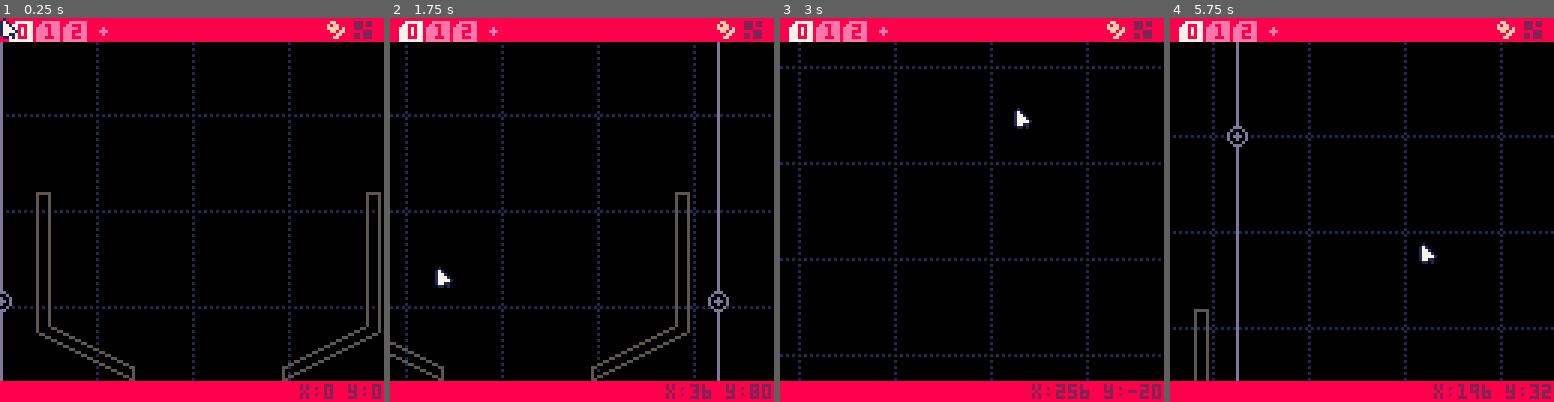
Above: before the commit, frames 1-4 (left to right).
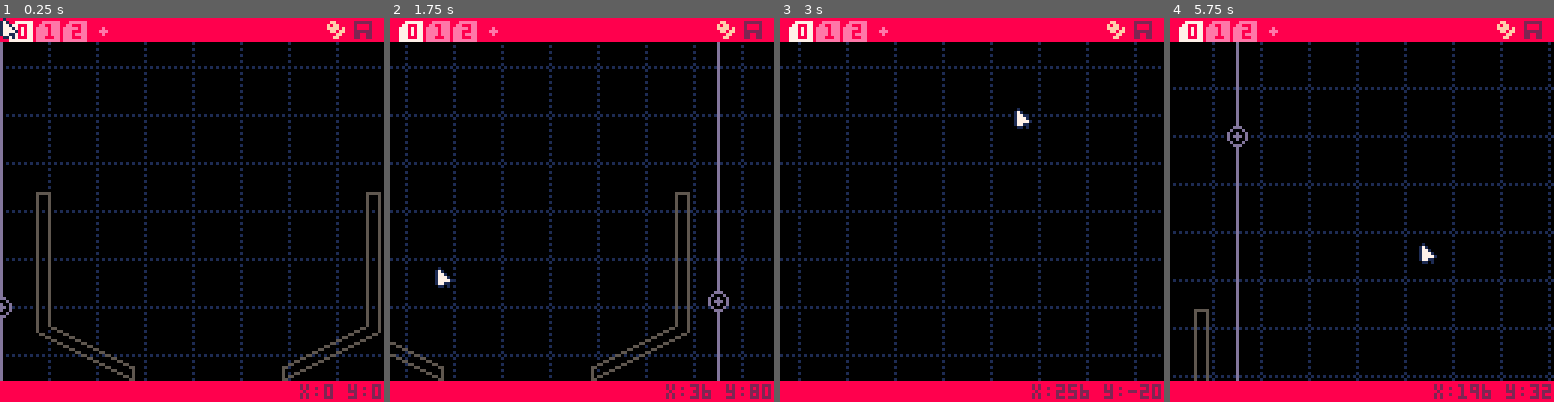
Above: after the commit, the same moments.

Repository: LouieChapm/Super3dPinball
Game: PICO-8 cartridge pinball_editor.p8
The game is run twice, just before and just after one commit, with the same random seed, the same clock (stepped at 60 frames per second) and the same inputs.
Inputs (mouse positions are in pixels of both pictures, inside the frame that each line leads up to):
- Up to frame 1 (0.25 s): no input
- Up to frame 2 (1.75 s): click (670, 121) at 0.67 s; click (436, 267) at 1.22 s; hold Right from 1.6 s (still down)
- Up to frame 3 (3 s): click (887, 114) at 1.77 s; release Right at 2.1 s; hold Up 2.15-2.42 s; click (952, 259) at 2.32 s; hold Right from 2.47 s (still down); click (1014, 106) at 2.87 s
- Up to frame 4 (5.75 s): release Right at 3.03 s; hold Left 3.08-3.58 s; click (1465, 256) at 3.42 s; hold Down 3.63-3.97 s; click (1231, 102) at 3.97 s; hold Right 4.02-4.68 s; click (1292, 248) at 4.52 s; hold Up 4.73-5.03 s; click (1354, 94) at 5.07 s; hold Left 5.08-5.68 s; click (1419, 244) at 5.62 s; hold Down from 5.73 s (still down)

The runs differ from the first frame. In frame 1, 2.7% of the frame differs, in the area x 0-100%, y 0-95%; in frame 2, 3.0%; in frame 3, 2.4%; in frame 4, 3.0%.

Commit message:
pre-part-implementation

Diff:
--- a/pinball_editor.p8
+++ b/pinball_editor.p8
@@ -21,7 +21,7 @@
 
 
 
-#include inf_polygons.txt
+#include inf_mapdata.txt
 
 function _init()
 	t=0
@@ -37,6 +37,9 @@
 	POLYGONS = {}
 	foreach(split(poly_library,"\n"),init_polygon)
 	ACTIVE_POLY_INDEX, ACTIVE_POLY_OBJECT = 1, POLYGONS[1]
+
+	PARTS = {}
+
 
 	CAMERA_X,CAMERA_Y=dget(0) or 0,dget(1) or 0
 	CURSOR_IN_UI = false
@@ -113,12 +116,201 @@
 	update_cursor()
 	update_cursor_ui()
 	update_keyboard()
+
+	update_camera()
+
+	if(current_mode=="polygon edit")update_mode_polygon()
+end
+
+function update_keyboard()
+	local p = stat(30) and stat(31)
+
+	keyboard_tab = false
+	if(p=="\t")keyboard_tab=true
+end
+
+function update_camera()
+	local speed=3
+
+	if(btn(⬅️))CAMERA_X-=speed
+	if(btn(➡️))CAMERA_X+=speed
+	if(btn(⬆️))CAMERA_Y-=speed
+	if(btn(⬇️))CAMERA_Y+=speed
+
+	if CAMERA_DRAGGING then
+		CAMERA_X = cam_origin_x + drag_update_x
+		CAMERA_Y = cam_origin_y + drag_update_y
+	end
+
+	camera(CAMERA_X, CAMERA_Y)
+end
+
+function update_cursor()
+	local old_x, old_y = MOUSE_X, MOUSE_Y
+
+	MOUSE_X,MOUSE_Y=mouseX_raw+CAMERA_X,mouseY_raw+CAMERA_Y
+
+	local stat34 = stat(34)
+
+	MOUSE_CLICK=MOUSE_HOLD==false and stat34%2==1
+	MOUSE_HOLD=stat34%2==1
+
+	MOUSE_RIGHT_CLICK = MOUSE_RIGHT==false and stat34&2==2
+	MOUSE_RIGHT_RELEASE = MOUSE_RIGHT and stat34&2!=2
+	MOUSE_RIGHT=stat34&2==2
+
+	if MOUSE_RIGHT_CLICK then
+		CAMERA_DRAGGING = true
+
+		cam_origin_x, cam_origin_y = CAMERA_X, CAMERA_Y
+		drag_origin_x,drag_origin_y = mouseX_raw, mouseY_raw
+	end
+
+	if CAMERA_DRAGGING then
+		drag_update_x, drag_update_y = drag_origin_x - mouseX_raw, drag_origin_y - mouseY_raw
+	end
+
+	if CAMERA_DRAGGING and not MOUSE_RIGHT then
+		CAMERA_DRAGGING = false
+	end
+end
+
+function update_cursor_ui()
+	CURSOR_IN_UI = mouseY_raw < 8 or mouseY_raw > 120
+	cursor_mode = 1
+
+	if(current_mode=="polygon edit")update_ui_polygon()
+	if(current_mode=="place parts")update_ui_parts()
+
+	if mouseY_raw < 8 then
+		if mouseX_raw > modes_ui_x-2 then
+			for i=0,num_ui_modes-1 do
+				local _x = modes_ui_x-1 + i*9
+
+				if mouseX_raw>_x and mouseX_raw<_x+8 then
+					cursor_mode = 2
+					SELECTION_INFO = modes_names[i+1]
+
+					-- change mode
+					if MOUSE_CLICK then
+						local mode_index = i+1
+						current_mode_index = mode_index
+						current_mode = modes_names[current_mode_index]
+
+						if mode_index==2 then
+							goto_parts()
+						end
+					end
+				end
+			end
+		end
+	end
+end
+
+function delete_polygon(_index)
+	deli(POLYGONS,_index)
+
+	ACTIVE_POLY_INDEX = max(1,ACTIVE_POLY_INDEX-1)
+	ACTIVE_POLY_OBJECT = POLYGONS[ACTIVE_POLY_INDEX]
+
+	debug("polygon deleted")
+end
+
+function create_polygon(_x, _y, _shape)
+	debug("polygon inserted !")
+
+	local shape = _shape
+	for i=1,#shape,2 do
+		_shape[i]+=_x
+		_shape[i+1]+=_y
+	end
+
+	init_polygon(_shape)
+end
+
+SNAP = 4
+function update_point(_point)
+	_point.hover = false
+	_point.line_hover = false
+
+	-- todo eventually calculate which circle is nearer !
+	-- and only activate that one
+	if cursor_selection==nil and not CURSOR_IN_UI and calc_dist2(_point.x, _point.y, MOUSE_X, MOUSE_Y)<8 then
+		_point.hover = true
+
+		cursor_selection = _point
+		SELECTION_INFO = "move point"
+	end
+
+	if _point.hover and MOUSE_CLICK then
+		_point.is_dragging = true
+	end
+
+	if _point.is_dragging then
+		_point.x = ((MOUSE_X + SNAP*.5)\SNAP)*SNAP
+		_point.y = ((MOUSE_Y + SNAP*.5)\SNAP)*SNAP
+
+		if not MOUSE_HOLD then
+			_point.is_dragging = false
+		end
+	end
+end
+
+function calc_dist2(x1,y1,x2,y2)
+	return abs(x1-x2)+abs(y1-y2)
+end
+
+-->8
+-- draw
+function _draw()
+	cls(0)
+	draw_checkerboard(1)
+
+	if(current_mode=="polygon edit")draw_mode_polygon()
+	if(current_mode=="place parts")draw_mode_parts()
+
+	do	-- top ui
+		rectfill(CAMERA_X, CAMERA_Y, CAMERA_X+128, CAMERA_Y+7, 8)
+
+
+		for i=0,num_ui_modes-1 do
+			if(i+1==current_mode_index)pal(2,15)
+			spr(9+i, CAMERA_X + modes_ui_x + i*9, CAMERA_Y)
+			if(i+1==current_mode_index)pal(2,2)
+		end
+	end
+
+	if(current_mode=="polygon edit")draw_ui_polygon()
+	if(current_mode=="place parts")draw_ui_parts()
+
+	do -- bottom ui
+		rectfill(CAMERA_X, CAMERA_Y+121, CAMERA_X+128, CAMERA_Y+128, 8)
+		print(DEBUGTIME>0 and DEBUG or SELECTION_INFO, CAMERA_X+1, CAMERA_Y+122, 2)
+		print(CURSORXYSTRING, CAMERA_X+128 - #CURSORXYSTRING*4, CAMERA_Y+122, 2)
+	end
+
+	do -- cursor
+		local _x,_y = mouseX_raw + CAMERA_X, mouseY_raw + CAMERA_Y
+		if cursor_mode==1 then
+			spr(1,_x,_y)
+		elseif cursor_mode==2 then
+			if MOUSE_HOLD then
+				sspr(10,8,10,10,_x - 2,_y)
+			else
+				sspr(0,8,10,10,_x - 2,_y)
+			end
+		end
+	end
+end
+
+
+---------------------------------------------------- POLYGON EDIT
+function update_mode_polygon()
 	-- if(keyboard_tab)show_points = not show_points
 	if keyboard_tab then
 		ACTIVE_POLY_INDEX = (ACTIVE_POLY_INDEX%#POLYGONS)+1
 		ACTIVE_POLY_OBJECT = POLYGONS[ACTIVE_POLY_INDEX]
 	end
-	update_camera()
 
 	foreach(ACTIVE_POLY_OBJECT, update_point)
 
@@ -180,63 +372,7 @@
 	end
 end
 
-function update_keyboard()
-	local p = stat(30) and stat(31)
-
-	keyboard_tab = false
-	if(p=="\t")keyboard_tab=true
-end
-
-function update_camera()
-	local speed=3
-
-	if(btn(⬅️))CAMERA_X-=speed
-	if(btn(➡️))CAMERA_X+=speed
-	if(btn(⬆️))CAMERA_Y-=speed
-	if(btn(⬇️))CAMERA_Y+=speed
-
-	if CAMERA_DRAGGING then
-		CAMERA_X = cam_origin_x + drag_update_x
-		CAMERA_Y = cam_origin_y + drag_update_y
-	end
-
-	camera(CAMERA_X, CAMERA_Y)
-end
-
-function update_cursor()
-	local old_x, old_y = MOUSE_X, MOUSE_Y
-
-	MOUSE_X,MOUSE_Y=mouseX_raw+CAMERA_X,mouseY_raw+CAMERA_Y
-
-	local stat34 = stat(34)
-
-	MOUSE_CLICK=MOUSE_HOLD==false and stat34%2==1
-	MOUSE_HOLD=stat34%2==1
-
-	MOUSE_RIGHT_CLICK = MOUSE_RIGHT==false and stat34&2==2
-	MOUSE_RIGHT_RELEASE = MOUSE_RIGHT and stat34&2!=2
-	MOUSE_RIGHT=stat34&2==2
-
-	if MOUSE_RIGHT_CLICK then
-		CAMERA_DRAGGING = true
-
-		cam_origin_x, cam_origin_y = CAMERA_X, CAMERA_Y
-		drag_origin_x,drag_origin_y = mouseX_raw, mouseY_raw
-	end
-
-	if CAMERA_DRAGGING then
-		drag_update_x, drag_update_y = drag_origin_x - mouseX_raw, drag_origin_y - mouseY_raw
-	end
-
-	if CAMERA_DRAGGING and not MOUSE_RIGHT then
-		CAMERA_DRAGGING = false
-	end
-end
-
-function update_cursor_ui()
-	CURSOR_IN_UI = mouseY_raw < 8 or mouseY_raw > 120
-	cursor_mode = 1
-
+function update_ui_polygon()
 	if mouseY_raw < 8 then
 		for i=1,#POLYGONS do
 			local _x = (i*9)-8
@@ -260,124 +396,9 @@
 				ACTIVE_POLY_OBJECT = POLYGONS[#POLYGONS]
 			end
 		end
-
-		if mouseX_raw > modes_ui_x-2 then
-			for i=0,num_ui_modes-1 do
-				local _x = modes_ui_x-1 + i*9
-
-				if mouseX_raw>_x and mouseX_raw<_x+8 then
-					cursor_mode = 2
-					SELECTION_INFO = modes_names[i+1]
-
-					-- change mode
-					if MOUSE_CLICK then
-						current_mode_index = i+1
-						current_mode = modes_names[current_mode_index]
-					end
-				end
-			end
-		end
-	end
-end
-
-function delete_polygon(_index)
-	deli(POLYGONS,_index)
-
-	ACTIVE_POLY_INDEX = max(1,ACTIVE_POLY_INDEX-1)
-	ACTIVE_POLY_OBJECT = POLYGONS[ACTIVE_POLY_INDEX]
-
-	debug("polygon deleted")
-end
-
-function create_polygon(_x, _y, _shape)
-	debug("polygon inserted !")
-
-	local shape = _shape
-	for i=1,#shape,2 do
-		_shape[i]+=_x
-		_shape[i+1]+=_y
-	end
-
-	init_polygon(_shape)
-end
-
-SNAP = 4
-function update_point(_point)
-	_point.hover = false
-	_point.line_hover = false
-
-	-- todo eventually calculate which circle is nearer !
-	-- and only activate that one
-	if cursor_selection==nil and not CURSOR_IN_UI and calc_dist2(_point.x, _point.y, MOUSE_X, MOUSE_Y)<8 then
-		_point.hover = true
-
-		cursor_selection = _point
-		SELECTION_INFO = "move point"
-	end
-
-	if _point.hover and MOUSE_CLICK then
-		_point.is_dragging = true
-	end
-
-	if _point.is_dragging then
-		_point.x = ((MOUSE_X + SNAP*.5)\SNAP)*SNAP
-		_point.y = ((MOUSE_Y + SNAP*.5)\SNAP)*SNAP
-
-		if not MOUSE_HOLD then
-			_point.is_dragging = false
-		end
-	end
-end
-
-function calc_dist2(x1,y1,x2,y2)
-	return abs(x1-x2)+abs(y1-y2)
-end
-
--->8
--- draw
-function _draw()
-	cls(0)
-	draw_checkerboard(1)
-
-	if(current_mode=="polygon edit")draw_mode_polygon()
-	if(current_mode=="place parts")draw_mode_parts()
-
-	do	-- top ui
-		rectfill(CAMERA_X, CAMERA_Y, CAMERA_X+128, CAMERA_Y+7, 8)
-
-
-		for i=0,num_ui_modes-1 do
-			if(i+1==current_mode_index)pal(2,15)
-			spr(9+i, CAMERA_X + modes_ui_x + i*9, CAMERA_Y)
-			if(i+1==current_mode_index)pal(2,2)
-		end
-	end
-
-	if(current_mode=="polygon edit")draw_ui_polygon()
-	if(current_mode=="place parts")draw_ui_parts()
-
-	do -- bottom ui
-		rectfill(CAMERA_X, CAMERA_Y+121, CAMERA_X+128, CAMERA_Y+128, 8)
-		print(DEBUGTIME>0 and DEBUG or SELECTION_INFO, CAMERA_X+1, CAMERA_Y+122, 2)
-		print(CURSORXYSTRING, CAMERA_X+128 - #CURSORXYSTRING*4, CAMERA_Y+122, 2)
-	end
-
-	do -- cursor
-		local _x,_y = mouseX_raw + CAMERA_X, mouseY_raw + CAMERA_Y
-		if cursor_mode==1 then
-			spr(1,_x,_y)
-		elseif cursor_mode==2 then
-			if MOUSE_HOLD then
-				sspr(10,8,10,10,_x - 2,_y)
-			else
-				sspr(0,8,10,10,_x - 2,_y)
-			end
-		end
-	end
-end
-
-
----------------------------------------------------- POLYGON EDIT
+	end
+end
+
 function draw_mode_polygon()
 	for _poly in all(POLYGONS) do
 		if(_poly!=ACTIVE_POLY_OBJECT)draw_poly(_poly)
@@ -401,20 +422,154 @@
 end
 
 
----------------------------------------------------- PLACE POLYGONS
+---------------------------------------------------- PLACE PARTS
+
+function goto_parts()
+	show_selector = false
+
+	part_option_texts=split"flipper,bumper,pop bumper,ramp"
+
+	placable,selected = nil,nil
+end
+
+function update_ui_parts()
+	if mouseY_raw < 8 then
+
+		if mouseX_raw >= 1 and mouseX_raw < 28 then
+
+			-- kill placable
+			placable = nil
+
+			show_selector = true
+		end
+	end
+
+	local placed_on_frame = false
+	-- place one down
+	if placable then
+		placable.x = MOUSE_X
+		placable.y = MOUSE_Y
+
+		if MOUSE_CLICK then
+			add(PARTS,placable)
+			placable = nil
+
+			placed_on_frame=true
+		elseif MOUSE_RIGHT_RELEASE and drag_update_x <3 and drag_update_y <3 then
+			placable = nil
+		end
+	end
+	debug(#PARTS)
+
+	-- click and pick up placed obbjects
+	local mx,my = MOUSE_X, MOUSE_Y
+	local hover_part = nil
+	for part in all(PARTS) do
+		local dist = calc_dist2(part.x, part.y, MOUSE_X, MOUSE_Y)
+
+		part.hover = dist<10
+
+		if(part.hover)hover_part = part
+	end
+	if(hover_part and not placable and MOUSE_CLICK and not placed_on_frame)placable = hover_part del(PARTS, hover_part)
+
+end
+
+function new_part_placable(_type)
+	show_selector = false
+	place_object = true
+
+	placable = {
+		x = MOUSE_X,
+		y = MOUSE_Y,
+
+		type = _type
+	}
+
+	if _type == "flipper" then
+		placable.rest_direction = .82
+		placable.length = 15
+	end
+end
+
 function draw_mode_parts()
 	for _poly in all(POLYGONS) do
 		foreach(_poly,draw_iPointLine)
 	end
-end
+
+	foreach(PARTS, draw_placable)
+
+	-- draw current placing object thing
+	if placable then
+		draw_placable(placable)
+	end
+end
+
+function draw_placable(_p)
+	local sel = _p == placable or _p == selected
+
+	local rad = 3
+	local col = sel and 7 or _p.hover and 6 or 13
+
+	circfill(_p.x, _p.y, rad, 0)
+	circ(_p.x, _p.y, rad, col)
+
+	if _p.type == "flipper" then
+		local x2,y2 = _p.x + sin(_p.rest_direction) * _p.length, _p.y + cos(_p.rest_direction) * _p.length
+		line(_p.x, _p.y, x2, y2, col)
+	end
+end
+
+
+
 
 function draw_ui_parts()
-
-end
-…(4 lines of a section not shown)…
+	if(show_selector)pal(14,2)
+	spr(2, CAMERA_X + 3, CAMERA_Y)
+	if(show_selector)pal(14,14)
+	rectfill(CAMERA_X + 6, CAMERA_Y + 1, CAMERA_X + 26, CAMERA_Y + 7, show_selector and 2 or 14)
+	print("parts", CAMERA_X + 6, CAMERA_Y + 2, 8)
+
+
+	if show_selector then
+		local found = false
+		for i=1,#part_option_texts do
+			local _text = part_option_texts[i]
+
+			local _x,_y,_w,_h = 3, 9 + (i-1)*7,#_text*4, 6
+
+			-- the max line is some arbitrary minumum width to make it a bit nicer
+			local hover = mouse_hb(3, 7 + (i-1)*7,max(40, #_text*4), 8)
+			if hover then
+				found = true
+				SELECTION_INFO = "create " .. _text
+
+				-- clicked on button to make new object
+				if MOUSE_CLICK then
+					new_part_placable(_text)
+				end
+			end
+
+			local _x,_y,_w,_h = CAMERA_X + 3, CAMERA_Y + 8 + (i-1)*7,#_text*4, 6
+			rectfill(_x,_y,_x+_w,_y+_h,hover and 7 or 14)
+
+			print(_text, _x + 1, _y + 1, hover and 14 or 7)
+		end
+		if not (CURSOR_IN_UI and MOUSE_X < 64) and not found then
+			show_selector = false
+		else
+			if(mouseY_raw>8)cursor_mode=2
+		end
+	end
+end
+
+function mouse_hb(_x, _y, _w, _h)
+	return mouseX_raw > _x and mouseX_raw < _x + _w and mouseY_raw > _y and mouseY_raw < _y + _h
+end
+
+
+
+---------------------------------------------------- ELSE
 function draw_checkerboard(_col)
 	--[[
 	local width = 32
@@ -427,7 +582,7 @@
 	]]--
 
 	fillp(▒)
-	local width = 32
+	local width = 16
 	for x=-2,128/width,1 do
 		for y=-2,128/width,1 do
 			local _x,_y = CAMERA_X + x*width - CAMERA_X%width, CAMERA_Y + y*width - CAMERA_Y%width
@@ -525,14 +680,12 @@
 
 
 	local out = "poly_library=[["
-
 	for _poly in all(POLYGONS) do
 		out..=poly_to_string(_poly) .. "\n"
 	end
-
 	out = sub(out,1,-2).."]]"
 
-	printh(out, "inf_polygons.txt", true)
+	printh(out, "inf_mapdata.txt", true)
 end
 
 function poly_to_string(_polygon)
@@ -554,12 +707,12 @@
 
 __gfx__
 00000000010000000000000000000000000000000000000000000000000000000000000088888888888888888888888800000000000000000000000000000000
-000000001710000000eeeeee00000000000000000000000000000000000000000000000088228888822282288888822800000000000000000000000000000000
-00700700177100000eeeeeee00000000000000000000000000000000000000000000000082822888822282288882282800000000000000000000000000000000
-0007700017771000eeeeeeee0000e000000000000000000000000000000000000000000082222828822288888228882800000000000000000000000000000000
-0007700017777100eeeeeeee000eee00000000000000000000000000000000000000000088228228888822288228882800000000000000000000000000000000
-0070070017711000eeeeeeee0000e000000000000000000000000000000000000000000088882288822822288882282800000000000000000000000000000000
-0000000001101000eeeeeeee00000000000000000000000000000000000000000000000088822888822822288888822800000000000000000000000000000000
+000000001710000000eeeeee00000000000000000000000000000000000000000000000088228888822222288888822800000000000000000000000000000000
+00700700177100000eeeeeee00000000000000000000000000000000000000000000000082822888828888288882282800000000000000000000000000000000
+0007700017771000eeeeeeee0000e000000000000000000000000000000000000000000082222828828888288228882800000000000000000000000000000000
+0007700017777100eeeeeeee000eee00000000000000000000000000000000000000000088228228822222288228882800000000000000000000000000000000
+0070070017711000eeeeeeee0000e000000000000000000000000000000000000000000088882288822882288882282800000000000000000000000000000000
+0000000001101000eeeeeeee00000000000000000000000000000000000000000000000088822888822882288888822800000000000000000000000000000000
 0000000000000000eeeeeeee00000000000000000000000000000000000000000000000088888888888888888888888800000000000000000000000000000000
 00010000000000000000000000000000000000000000000000000000000000000000000000000000000000000000000000000000000000000000000000000000
 00171000000000000000000000000000000000000000000000000000000000000000000000000000000000000000000000000000000000000000000000000000
--- a/super_3d_pinball.p8
+++ b/super_3d_pinball.p8
@@ -12,16 +12,18 @@
 LEFT_FLIPPER,RIGHT_FLIPPER = false, false
 FLIPPER_SPEED = .2
 
-PHYSICS_SPEED = .75
+PHYSICS_SPEED = 1
 PHYSICS_STEPS = 8
 
 STOP_SIM = false
 BALL_RADIUS = 4.5
 
-#include inf_polygons.txt
+BALL_MAX_VELOCITY = 7
+
+#include inf_mapdata.txt
 
 function debug(_text, _time)
-	DEBUG = tostring(_text)
+	DEBUG = tostr(_text)
 	DEBUGTIME = _time or 90
 end
 
@@ -145,7 +147,7 @@
 	local ball = BALLS[1]
 
 	local cam_lerp_speed = .05 + lerp(0,.1,min(abs(ball.dirX)+abs(ball.dirY),5)/5)
-	local target_x, target_y = mid(62, ball.x + ball.dirX, 76) , ball.y + ball.dirY * 8
+	local target_x, target_y = mid(62, ball.x + ball.dirX, 76) , min(ball.y + ball.dirY * 8, 90)
 
 	CAMERA_X,CAMERA_Y = lerp(CAMERA_X, target_x, cam_lerp_speed), lerp(CAMERA_Y, target_y, cam_lerp_speed)
 	camera(flr(CAMERA_X + cam_ox), flr(CAMERA_Y + cam_oy))
@@ -174,12 +176,6 @@
 	if (#POINTS>30) deli(POINTS,1)
 
 	print(DEBUG, CAMERA_X + cam_ox + 1, CAMERA_Y + cam_oy + 1,0)
-
-	local debug2 = tostring(LEFT_FLIPPER) .. " " .. tonum(LEFT_FLIPPER) .. "\n" .. tostring(RIGHT_FLIPPER)
-	print(debug2, 1, 100)
-
-
-	print(PHYSICS_SPEED, 128 - #tostring(PHYSICS_SPEED)*4, 1)
 end
 
 function draw_point(_point)
@@ -322,6 +318,11 @@
 			end
 		end
 	end
+
+	_ball.dirX = mid(-BALL_MAX_VELOCITY, _ball.dirX, BALL_MAX_VELOCITY)
+	_ball.dirY = mid(-BALL_MAX_VELOCITY, _ball.dirY, BALL_MAX_VELOCITY)
+
+	if(_ball.y>180)_ball.x, _ball.y, _ball.dirY = 64,64,-_ball.dirY
 end
 
 -- ran for each edge and applies physics stuff to it
Not shown, added: inf_mapdata.txt
Not shown, removed: inf_polygons.txt
Not shown, changed: Super3dPinball.aseprite
